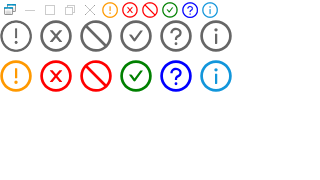
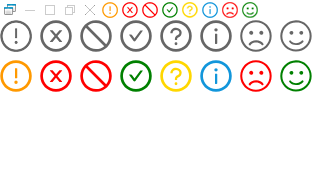
The second w=320, h=180 image is a revision of the first. Changes to its layers:
added layer "question0" (1st of 2) above "question2" over [182, 2, 198, 18]
added layer "question2" (1st of 2) above "smile0" over [160, 60, 192, 92]
added layer "smile0" above "smile2" over [242, 2, 258, 18]
added layer "smile2" above "smile1" over [280, 60, 312, 92]
added layer "smile1" above "info0" over [280, 20, 312, 52]
renamed "图层 5" to "question0", hid it over [182, 2, 198, 18]
added layer "cry0" above "cry2" over [222, 2, 238, 18]
added layer "cry2" above "cry1" over [240, 60, 272, 92]
added layer "cry1" above "info2" over [240, 20, 272, 52]
hid "question2" (2nd of 2) over [160, 60, 192, 92]
